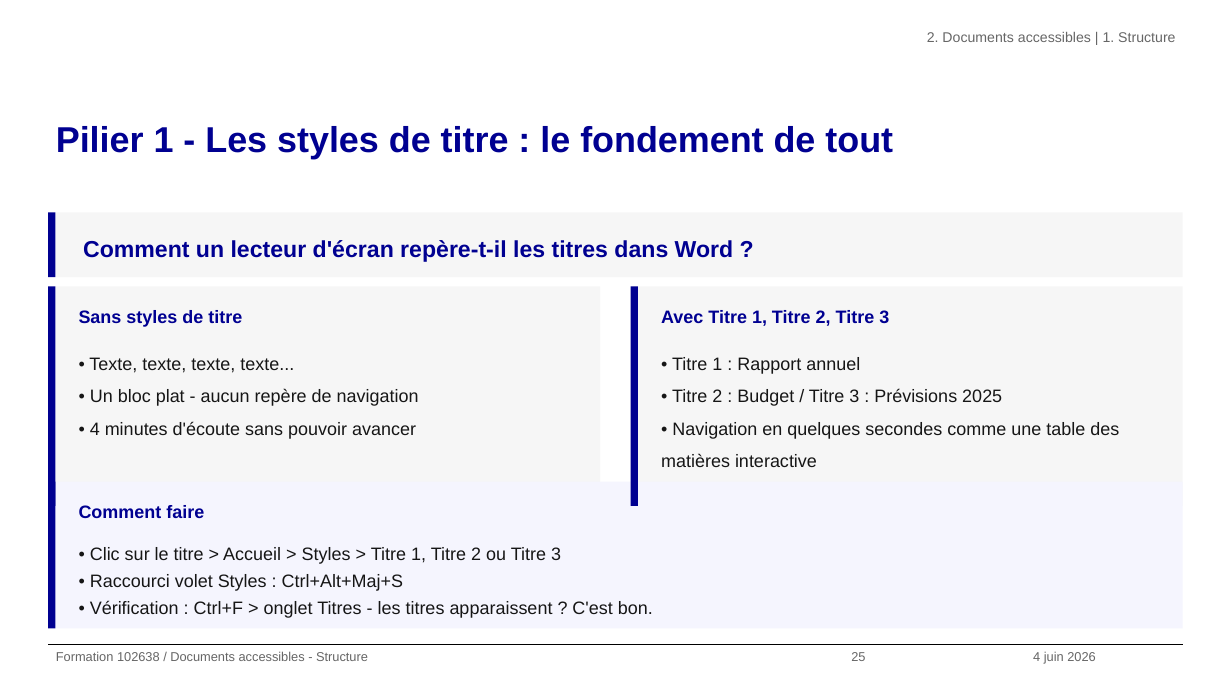
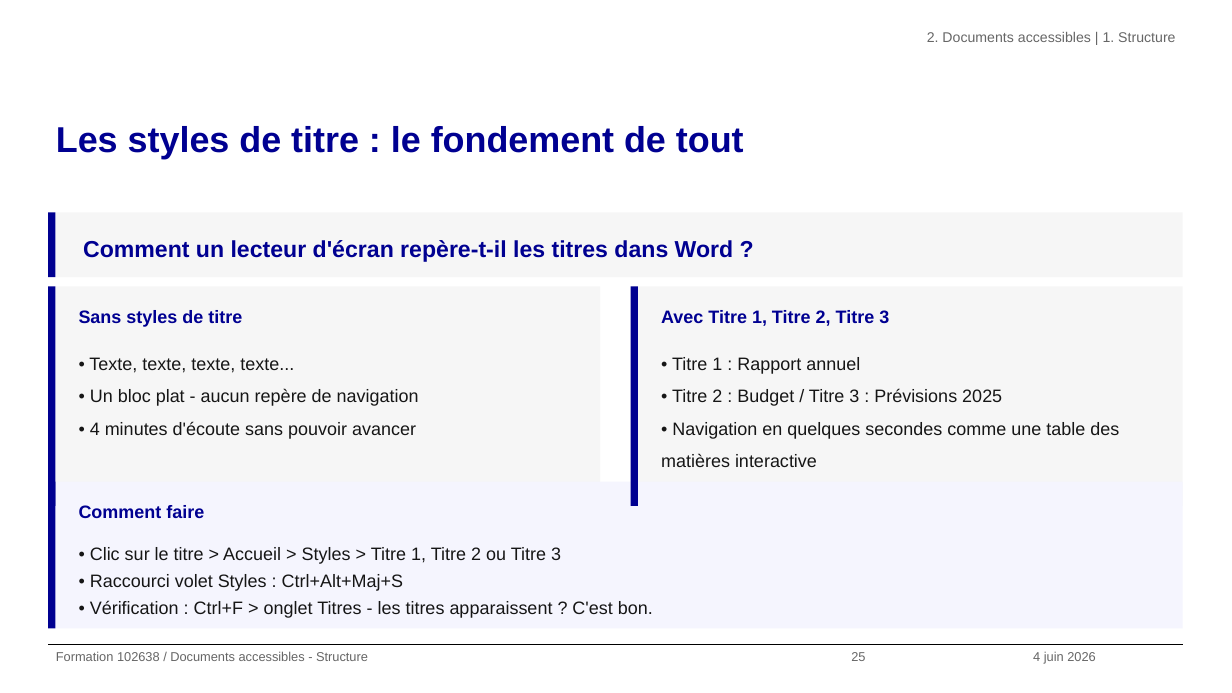
Before and after one commit to alexandra-guiderdoni/usine-fabrication-igpde-102846-ay11, a slide deck: slide 25 of formation-102638-juin-2026.pptx. Drawn at 1232x693 pixels with LibreOffice and Linux fonts; fonts in the diff are those of the drawing; background and template pictures are left out. Boxes give left, top, right and bottom in pixels: in the first picture for what was removed or moved away, otherwise in the second. Text is boxed around its words. In the diff, an @@ line names an element or a change of style, - is before the commit and + after.

Commit message:
refactor: remplacer pilier par theme dans toutes les slides

```diff
--- a/formation-102638-juin-2026.pptx
+++ b/formation-102638-juin-2026.pptx
@@ title at (x1=56, y1=126, x2=744, y2=159): text changed @@
-Pilier 1 - Les styles de titre : le fondement de tout
+Les styles de titre : le fondement de tout
```
Also in this commit, not shown: 15 other slides changed, 20 other files.
